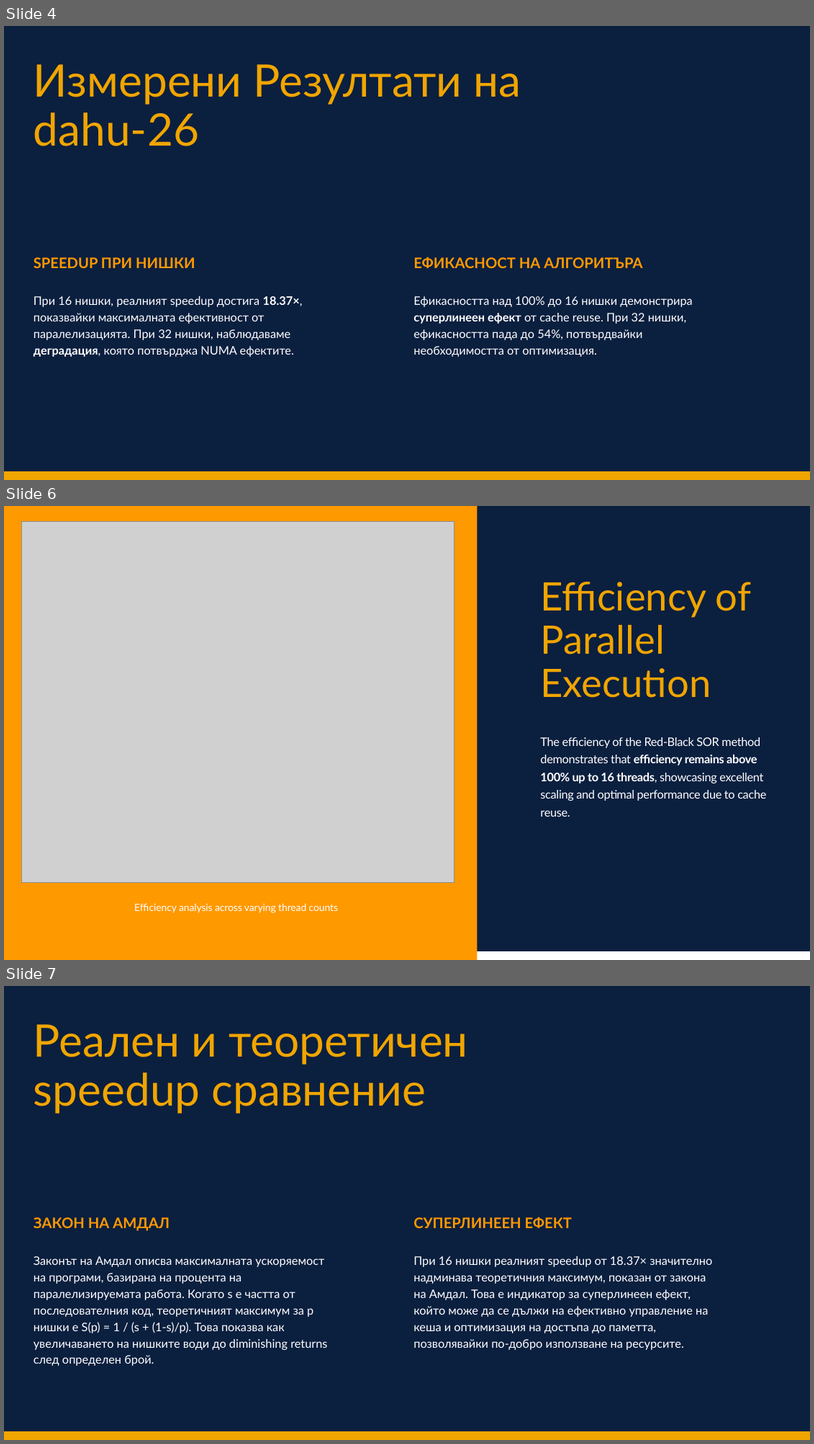
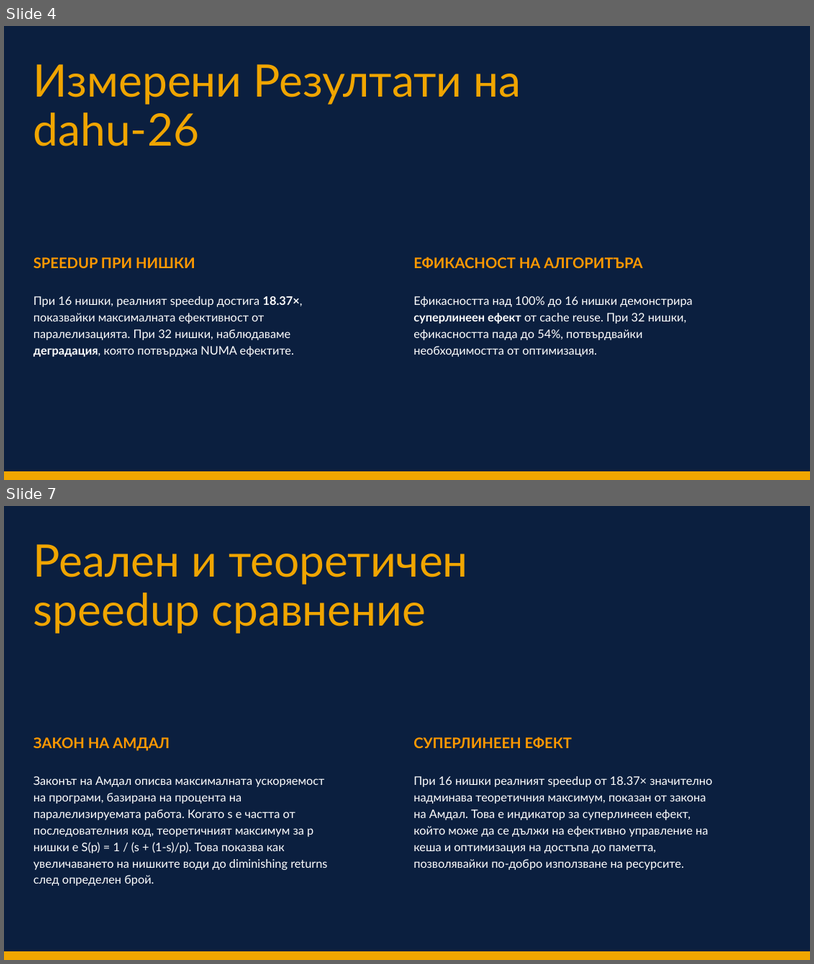
Before and after one commit to Martinessk0/POE-TU-PROJECT, a slide deck: Presentation - Паралелни Изчисления.pptx. Shown one above the other, each under a label of ours: slides 4, 6 and 7 before the commit, slides 4 and 7 after it; the slides between them are not shown. The pictures are 814x1444 and 814x964 pixels, drawn with LibreOffice and Linux fonts; fonts in the diff are those of the drawing; grey boxes stand for pictures. Boxes give left, top, right and bottom in pixels: in the first picture for what was removed or moved away, otherwise in the second. Text is boxed around its words. In the diff, an @@ line names an element or a change of style, - is before the commit and + after.

```diff
--- a/Presentation - Паралелни Изчисления.pptx
+++ b/Presentation - Паралелни Изчисления.pptx
@@ slide 6 removed at bbox=[4, 506, 810, 960], background #0B1F3F @@
@@ rectangle removed at bbox=[4, 506, 477, 960] @@
@@ picture removed at bbox=[21, 522, 455, 883] @@
@@ text removed at bbox=[540, 582, 751, 698] @@
-Efficiency of Parallel Execution
@@ text removed at bbox=[540, 737, 766, 816] @@
-The efficiency of the Red-Black SOR method demonstrates that efficiency remains above 100% up to 16 threads, showcasing excellent scaling and optimal performance due to cache reuse.
@@ text removed at bbox=[134, 903, 338, 913] @@
-Efficiency analysis across varying thread counts
@@ freeform shape removed at bbox=[4, 951, 810, 960] @@
```
Also in this commit, not shown: 1 slide changed, 2 slides added, 1 other slide removed.
